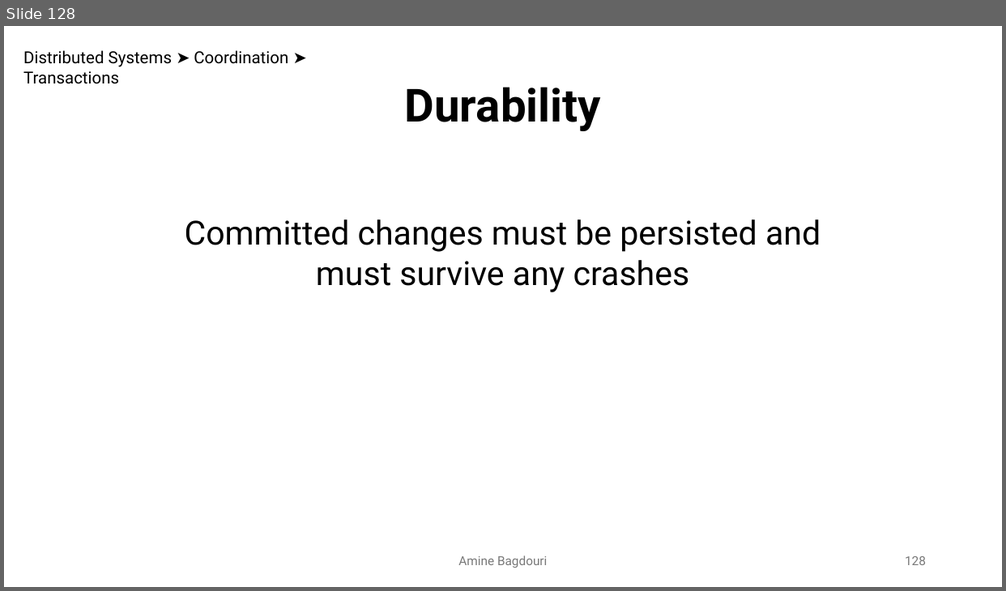
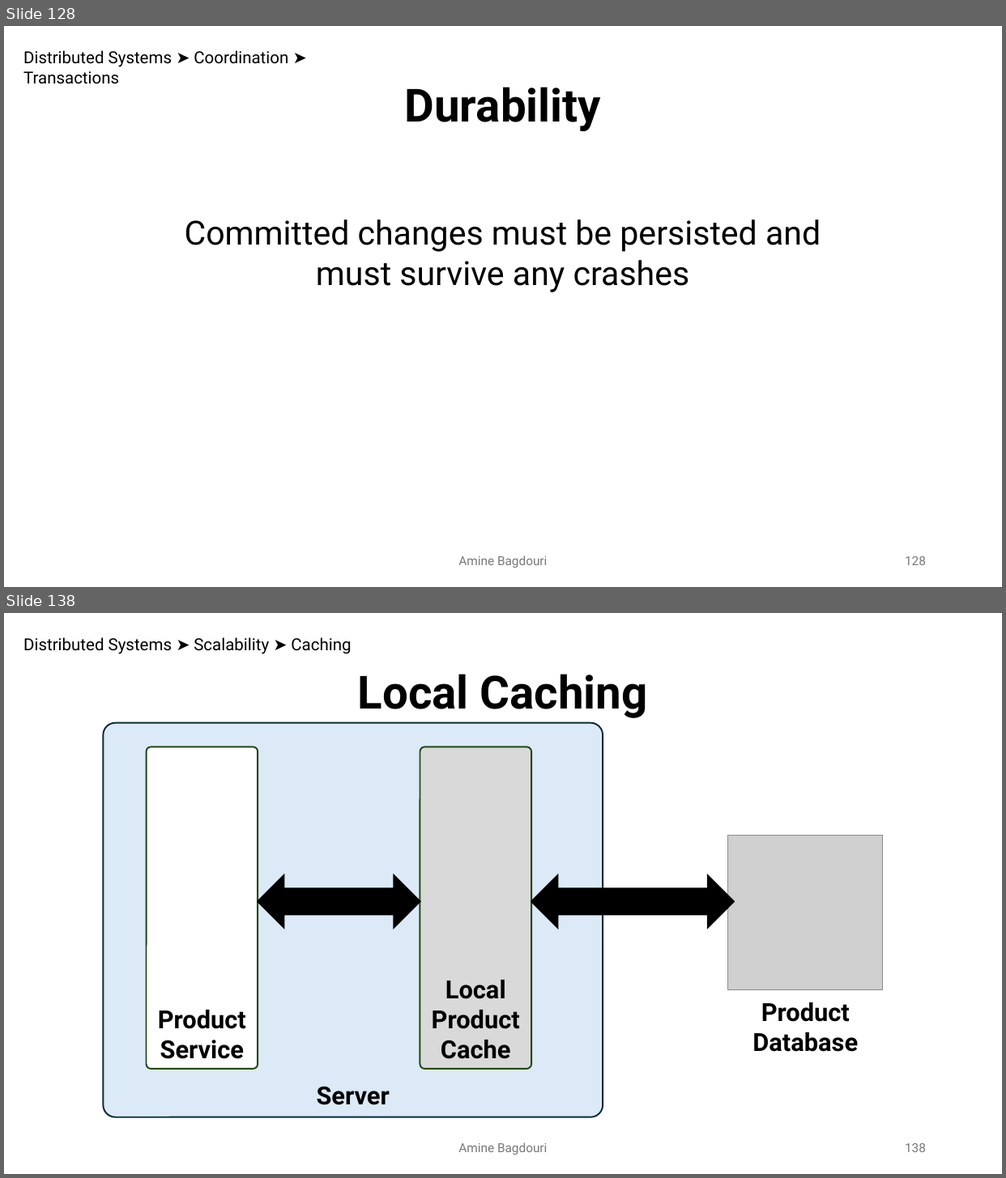
Before and after one commit to aminebag/distributed_systems, a slide deck: distributed_architectures.pptx. Shown one above the other, each under a label of ours: slide 128 before the commit, slides 128 and 138 after it; the slides between them are not shown. The pictures are 1006x591 and 1006x1178 pixels, drawn with LibreOffice and Linux fonts; fonts in the diff are those of the drawing; grey boxes stand for pictures. Boxes give left, top, right and bottom in pixels: in the first picture for what was removed or moved away, otherwise in the second. Text is boxed around its words. In the diff, an @@ line names an element or a change of style, - is before the commit and + after.

```diff
--- a/distributed_architectures.pptx
+++ b/distributed_architectures.pptx
@@ slide 138 added at <box>4,613,1002,1174</box>, background #FFFFFF @@
@@ text added at <box>23,637,351,654</box>, 16 pt, text #000000 @@
+Distributed Systems ➤ Scalability ➤ Caching
@@ text added at <box>358,674,648,718</box>, 44 pt, text #000000, bold @@
+Local Caching
@@ rounded rectangle added at <box>103,723,603,1118</box>, fill #DCEAF7, outline #092A39 1.5 pt, 24 pt, text #000000, bold @@
+Server
@@ rounded rectangle added at <box>147,747,258,1069</box>, fill #FFFFFF, outline #224914 1.5 pt, 24 pt, text #000000, bold @@
+Product
+Service
@@ rounded rectangle added at <box>420,747,532,1069</box>, fill #D9D9D9, outline #224914 1.5 pt, 24 pt, text #000000, bold @@
+Local
+Product
+Cache
@@ picture added at <box>728,835,883,990</box> @@
@@ left right arrow added at <box>258,875,420,928</box>, fill #000000, outline #000000 1.5 pt @@
@@ left right arrow added at <box>532,875,734,928</box>, fill #000000, outline #000000 1.5 pt @@
@@ text added at <box>752,1003,858,1052</box>, 24 pt, text #000000, bold @@
+Product
+Database
@@ text added at <box>458,1143,547,1155</box>, 12 pt, text #797979 @@
+Amine Bagdouri
@@ page number added at <box>905,1144,926,1152</box>, 12 pt, text #797979 @@
+138
```
Also in this commit, not shown: 17 other slides added.
